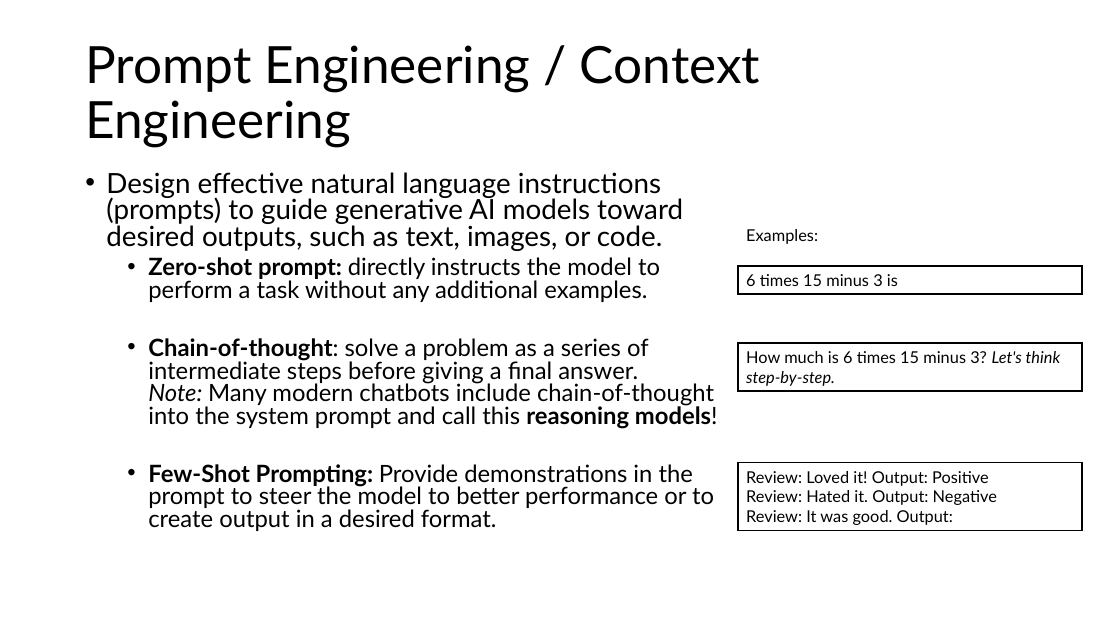
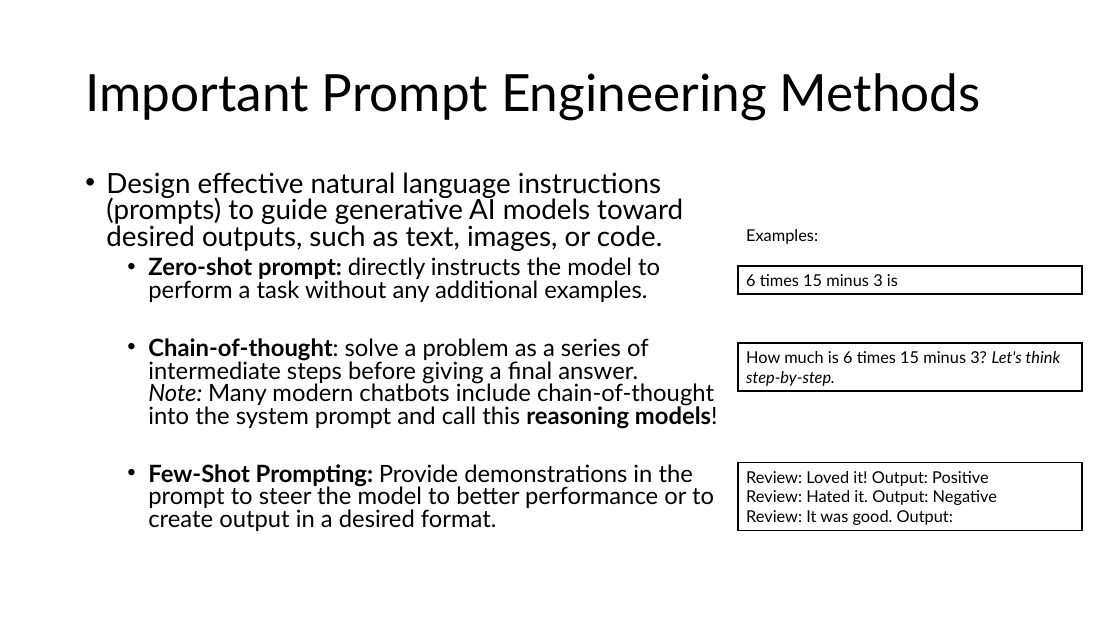
Before and after one commit to mhahsler/Introduction_to_Artificial_Intelligence, a slide deck: slide 12 of slides/discussion/07_LLM_discussion.pptx (slide 13 before the commit). Drawn at 1120x630 pixels with LibreOffice and Linux fonts; fonts in the diff are those of the drawing. Boxes give left, top, right and bottom in pixels: in the first picture for what was removed or moved away, otherwise in the second. Text is boxed around its words. In the diff, an @@ line names an element or a change of style, - is before the commit and + after.

```diff
--- a/slides/discussion/07_LLM_discussion.pptx
+++ b/slides/discussion/07_LLM_discussion.pptx
@@ title at [85, 73, 981, 120]: text changed @@
-Prompt Engineering / Context Engineering
+Important Prompt Engineering Methods
```
Also in this commit, not shown: 3 other slides changed, 1 slide added, 1 slide removed, 7 other files.
